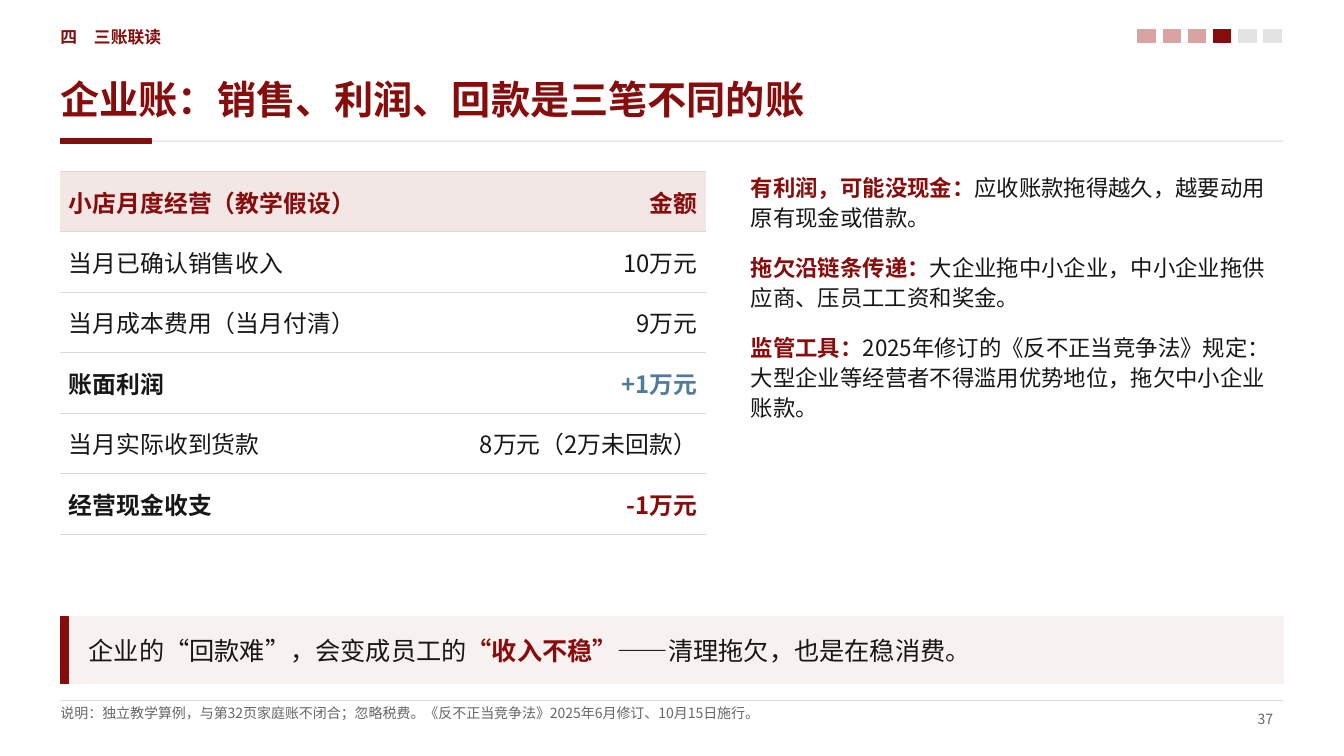
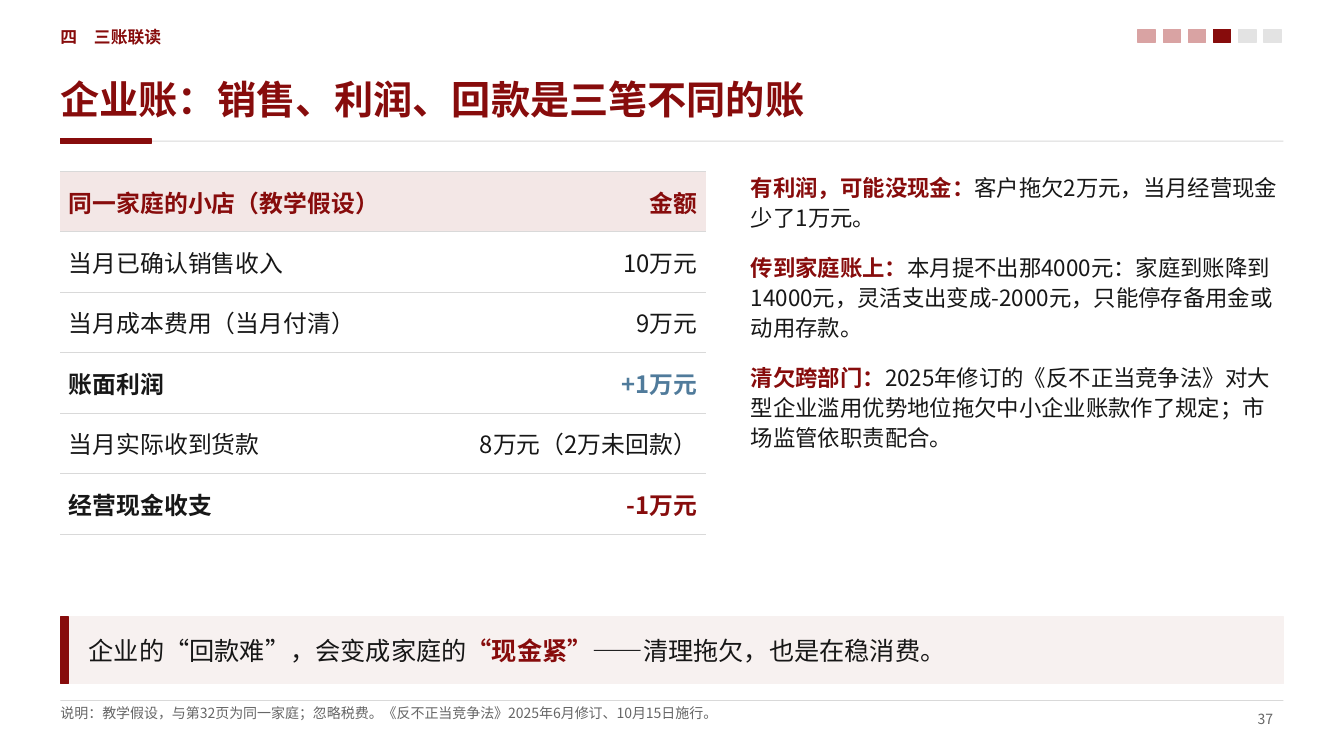
Before and after one commit to zerongwong/zerongwong.github.io, a slide deck: slide 37 of talks/2026-10-consumption-regulation/消费提振视角下的中国宏观经济形势分析_第三稿.pptx. Drawn at 1344x756 pixels with LibreOffice and Linux fonts; fonts in the diff are those of the drawing. Boxes give left, top, right and bottom in pixels: in the first picture for what was removed or moved away, otherwise in the second. Text is boxed around its words. In the diff, an @@ line names an element or a change of style, - is before the commit and + after.

```diff
--- a/talks/2026-10-consumption-regulation/消费提振视角下的中国宏观经济形势分析_第三稿.pptx
+++ b/talks/2026-10-consumption-regulation/消费提振视角下的中国宏观经济形势分析_第三稿.pptx
@@ table at box(60, 171, 706, 520) @@
-row 1, column 1: 小店月度经营（教学假设）
+row 1, column 1: 同一家庭的小店（教学假设）
@@ text at box(751, 177, 1277, 448): text changed @@
-有利润，可能没现金：应收账款拖得越久，越要动用原有现金或借款。
-拖欠沿链条传递：大企业拖中小企业，中小企业拖供应商、压员工工资和奖金。
-监管工具：2025年修订的《反不正当竞争法》规定：大型企业等经营者不得滥用优势地位，拖欠中小企业账款。
+有利润，可能没现金：客户拖欠2万元，当月经营现金少了1万元。
+传到家庭账上：本月提不出那4000元：家庭到账降到14000元，灵活支出变成-2000元，只能停存备用金或动用存款。
+清欠跨部门：2025年修订的《反不正当竞争法》对大型企业滥用优势地位拖欠中小企业账款作了规定；市场监管依职责配合。
@@ text at box(89, 638, 946, 663): text changed @@
-企业的“回款难”，会变成员工的“收入不稳”——清理拖欠，也是在稳消费。
+企业的“回款难”，会变成家庭的“现金紧”——清理拖欠，也是在稳消费。
@@ text at box(60, 706, 717, 720): text changed @@
-说明：独立教学算例，与第32页家庭账不闭合；忽略税费。《反不正当竞争法》2025年6月修订、10月15日施行。
+说明：教学假设，与第32页为同一家庭；忽略税费。《反不正当竞争法》2025年6月修订、10月15日施行。
```
Also in this commit, not shown: 37 other slides changed, 9 other files.
